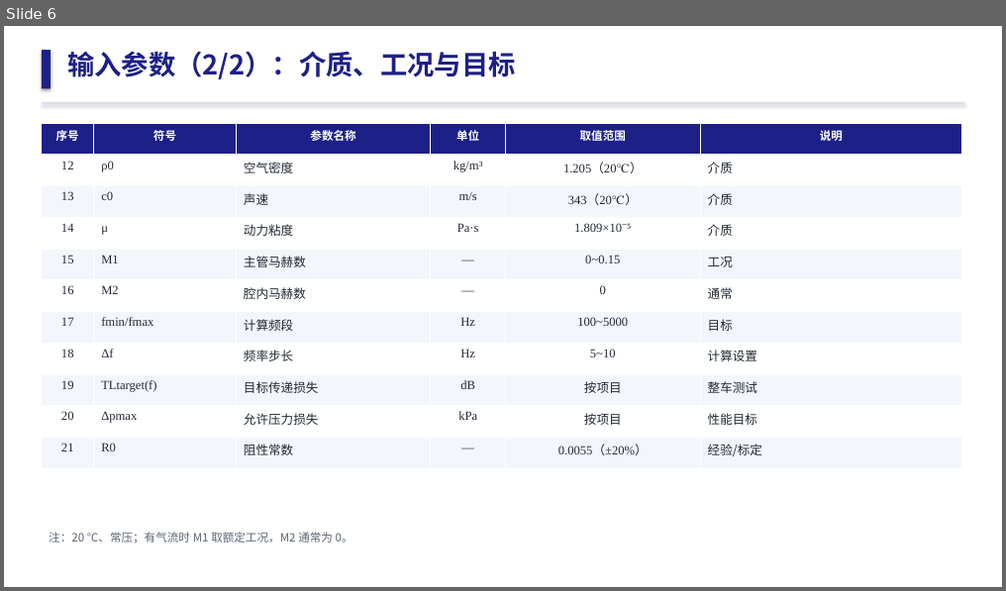
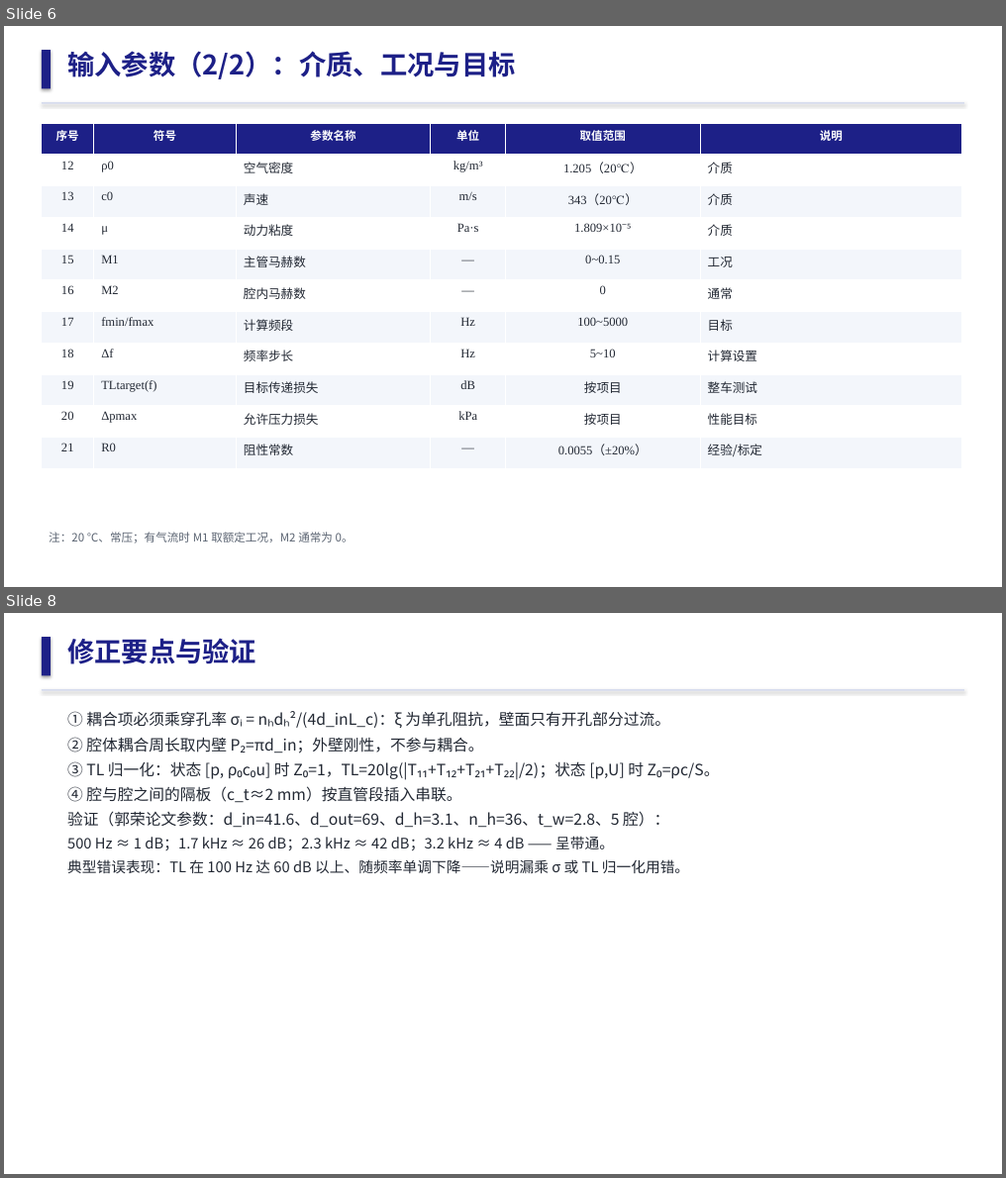
Before and after one commit to lizhelC521314/Theoretical-Calculation-Platform, a slide deck: 公式梳理/多腔消声器-公式与参数.pptx. Shown one above the other, each under a label of ours: slide 6 before the commit, slides 6 and 8 after it; the slides between them are not shown. The pictures are 1006x591 and 1006x1178 pixels, drawn with LibreOffice and Linux fonts; fonts in the diff are those of the drawing. Boxes give left, top, right and bottom in pixels: in the first picture for what was removed or moved away, otherwise in the second. Text is boxed around its words. In the diff, an @@ line names an element or a change of style, - is before the commit and + after.

Commit message:
fix(acoustics): 多腔穿孔消音器按 PPT 修正并逐腔计算穿孔率
耦合项改为 σ_i·P/(S·ξ)、腔体耦合周长取内壁 P2=πd_in、T_cav 按式(14) 1 基下标取列，修正低频段数值发散；每腔按自身几何独立计算穿孔率 σ_i 并用于该腔传递矩阵，结果区新增各腔穿孔率输出。

```diff
--- a/公式梳理/多腔消声器-公式与参数.pptx
+++ b/公式梳理/多腔消声器-公式与参数.pptx
@@ slide 8 added at bbox=[4, 613, 1002, 1174], background #FFFFFF @@
@@ rectangle added at bbox=[42, 637, 51, 676], fill #1D2087 @@
@@ text added at bbox=[67, 638, 256, 664], 26 pt, text #1D2087, bold @@
+修正要点与验证
@@ rectangle added at bbox=[42, 689, 964, 691], fill #D5DBEE @@
@@ text added at bbox=[67, 711, 720, 873], 15 pt, text #222833 @@
+① 耦合项必须乘穿孔率 σᵢ = nₕdₕ²/(4d_inL_c)：ξ 为单孔阻抗，壁面只有开孔部分过流。
+② 腔体耦合周长取内壁 P₂=πd_in；外壁刚性，不参与耦合。
+③ TL 归一化：状态 [p, ρ₀c₀u] 时 Z₀=1，TL=20lg(|T₁₁+T₁₂+T₂₁+T₂₂|/2)；状态 [p,U] 时 Z₀=ρc/S。
+④ 腔与腔之间的隔板（c_t≈2 mm）按直管段插入串联。
+验证（郭荣论文参数：d_in=41.6、d_out=69、d_h=3.1、n_h=36、t_w=2.8、5 腔）：
+500 Hz ≈ 1 dB；1.7 kHz ≈ 26 dB；2.3 kHz ≈ 42 dB；3.2 kHz ≈ 4 dB —— 呈带通。
+典型错误表现：TL 在 100 Hz 达 60 dB 以上、随频率单调下降——说明漏乘 σ 或 TL 归一化用错。
```
Also in this commit, not shown: 3 slides changed, 1 other file.
